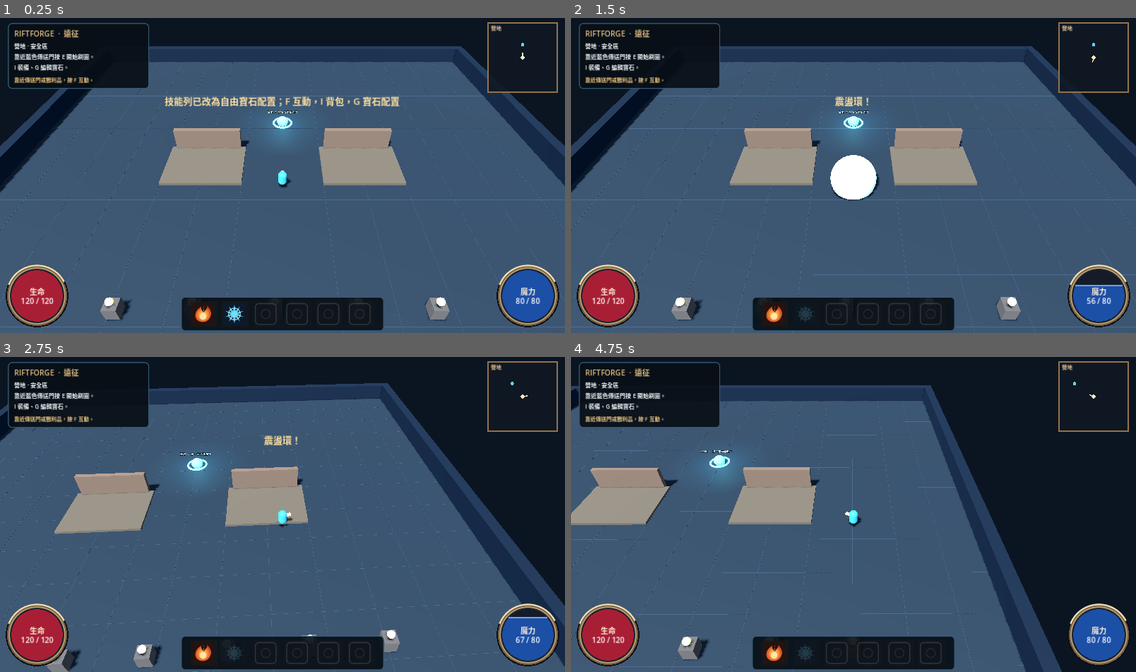
Above: before the commit, frames 1-4 (two rows, left to right).
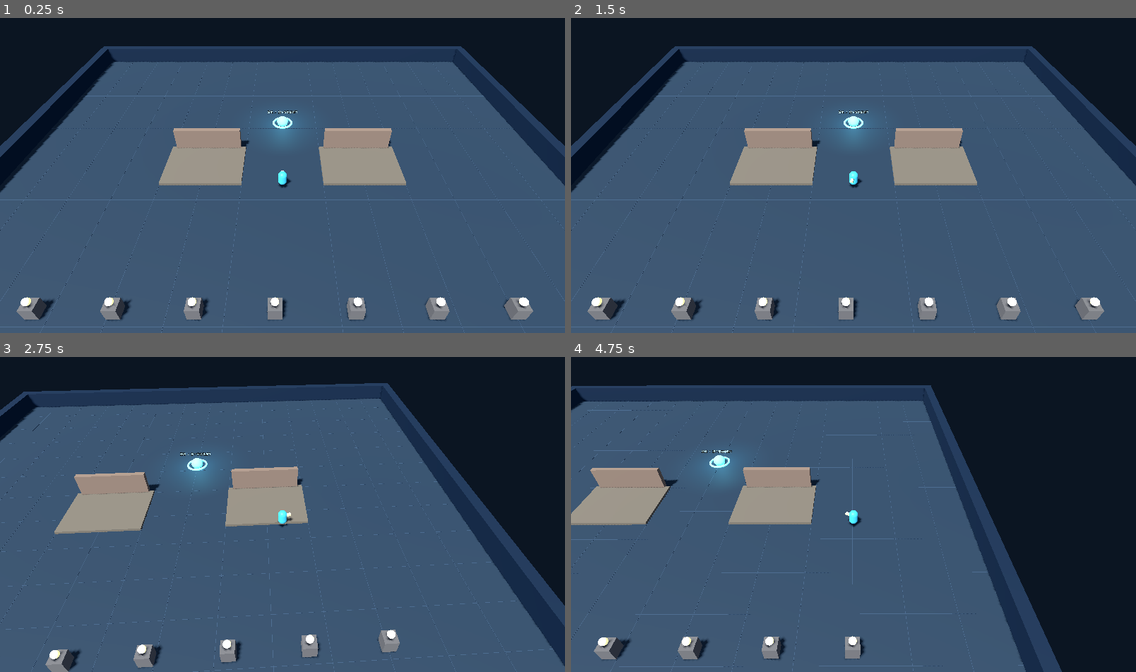
Above: after the commit, the same moments.

Repository: Lucypigr/Riftforge-Godot
Game: Godot game, scene res://scenes/main.tscn
Same seed, same stepped clock (60 frames per second), same inputs: the game is played once before the commit and once after it.
Inputs (mouse positions are in pixels of both pictures, inside the frame that each line leads up to):
- Up to frame 1 (0.25 s): no input
- Up to frame 2 (1.5 s): click (774, 314) at 0.52 s; click (808, 314) at 1.27 s
- Up to frame 3 (2.75 s): tap Enter at 2 s; move the mouse to (406, 498) at 2.02 s; hold D (move_right) from 2.03 s (still down); tap Space (dash) at 2.1 s; click (406, 498) at 2.17 s
- Up to frame 4 (4.75 s): release D (move_right) at 2.75 s; drag from (740, 530) to (825, 577) at 2.77 s; move the mouse to (910, 442) at 3.52 s; hold D (move_right) 3.53-4.25 s; tap F (interact) at 3.6 s; drag from (825, 577) to (684, 464) at 4.27 s

The runs differ from the first frame. In frame 1, 10% of the frame differs, in the area x 1-99%, y 1-100%; in frame 2, 11%, in the area x 0-100%, y 1-100%; in frame 3, 11%; in frame 4, 11%.
Error after the commit: Parse Error: Cannot infer the type of "has_selection" variable because the value doesn't have a set type. (res://scripts/phase10_gem_ui_hud.gd:238)

Commit message:
Wire Phase 10 gem UI into playable scene

Diff:
--- a/scenes/main.tscn
+++ b/scenes/main.tscn
@@ -1,7 +1,7 @@
 [gd_scene load_steps=4 format=3]
 
-[ext_resource type="Script" path="res://scripts/phase7_game.gd" id="2_mobile_game"]
-[ext_resource type="Script" path="res://scripts/phase6_mobile_controls.gd" id="3_mobile_controls"]
+[ext_resource type="Script" path="res://scripts/phase10_gem_ui_game.gd" id="2_mobile_game"]
+[ext_resource type="Script" path="res://scripts/phase10_gem_ui_mobile_controls.gd" id="3_mobile_controls"]
 [ext_resource type="Script" path="res://scripts/mobile_status.gd" id="4_mobile_status"]
 
 [node name="Riftforge" type="Node3D"]
